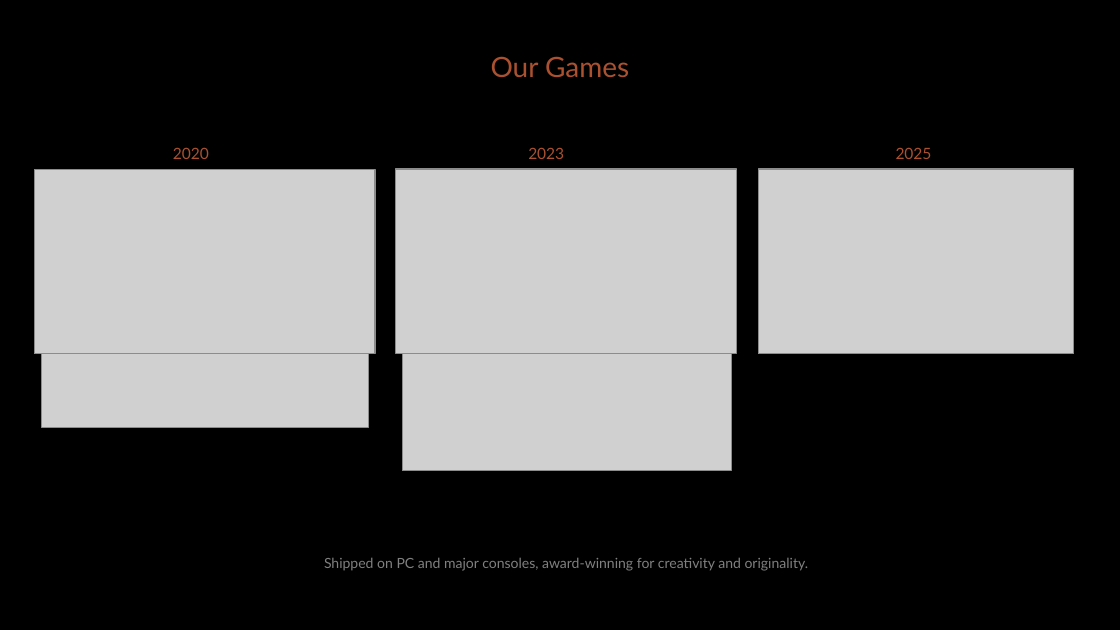
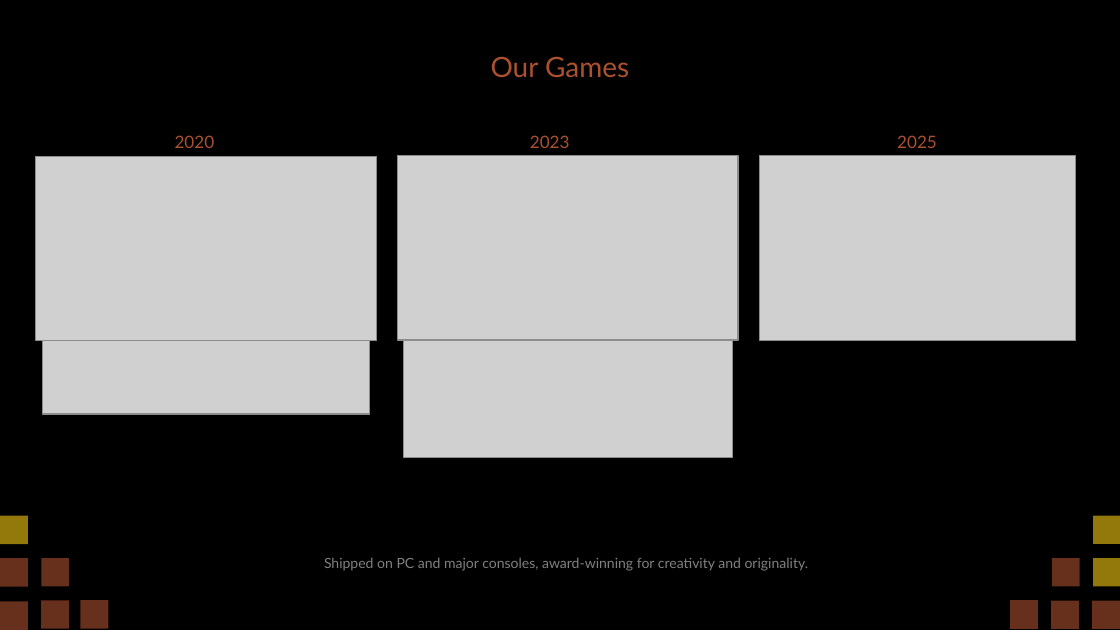
Before and after one commit to diegohcanepa/Remizione, a slide deck: slide 13 of Pitch Deck.pptx. Drawn at 1120x630 pixels with LibreOffice and Linux fonts; fonts in the diff are those of the drawing; grey boxes stand for pictures. Boxes give left, top, right and bottom in pixels: in the first picture for what was removed or moved away, otherwise in the second. Text is boxed around its words. In the diff, an @@ line names an element or a change of style, - is before the commit and + after.

```diff
--- a/Pitch Deck.pptx
+++ b/Pitch Deck.pptx
@@ text "2020": place and size @@
-text "2020" at [173, 147, 209, 159]
+text "2020" at [175, 135, 215, 148]
@@ text "2023": place and size @@
-text "2023" at [528, 147, 564, 159]
+text "2023" at [530, 135, 570, 148]
@@ size 10 to 11 pt in 3 elements at [175, 135, 215, 148], [530, 135, 570, 148], [897, 135, 937, 148] @@
@@ text "2025": place and size @@
-text "2025" at [896, 147, 932, 159]
+text "2025" at [897, 135, 937, 148]
@@ picture: place and size @@
-picture at [35, 169, 375, 354]
+picture at [36, 157, 376, 342]
@@ picture: place and size @@
-picture at [395, 169, 736, 354]
+picture at [398, 156, 738, 340]
@@ 3 pictures: place and size @@
-3 pictures at [41, 169, 1074, 470]
+3 pictures at [43, 156, 1076, 458]
@@ freeform shape added at [0, 515, 28, 543], fill #F6CA15 at 60% opacity @@
@@ freeform shape added at [1093, 515, 1120, 543], fill #F6CA15 at 60% opacity @@
@@ freeform shape added at [0, 558, 28, 586], fill #AB5130 at 60% opacity @@
@@ freeform shape added at [41, 558, 69, 586], fill #AB5130 at 60% opacity @@
@@ freeform shape added at [1052, 558, 1080, 586], fill #AB5130 at 60% opacity @@
@@ freeform shape added at [1093, 558, 1120, 586], fill #F6CA15 at 60% opacity @@
@@ freeform shape added at [0, 601, 28, 629], fill #AB5130 at 60% opacity @@
@@ freeform shape added at [41, 600, 69, 628], fill #AB5130 at 60% opacity @@
@@ freeform shape added at [81, 600, 109, 628], fill #AB5130 at 60% opacity @@
@@ freeform shape added at [1010, 600, 1038, 628], fill #AB5130 at 60% opacity @@
@@ freeform shape added at [1051, 600, 1079, 628], fill #AB5130 at 60% opacity @@
@@ freeform shape added at [1092, 600, 1120, 628], fill #AB5130 at 60% opacity @@
```
Also in this commit, not shown: 2 other slides changed.
